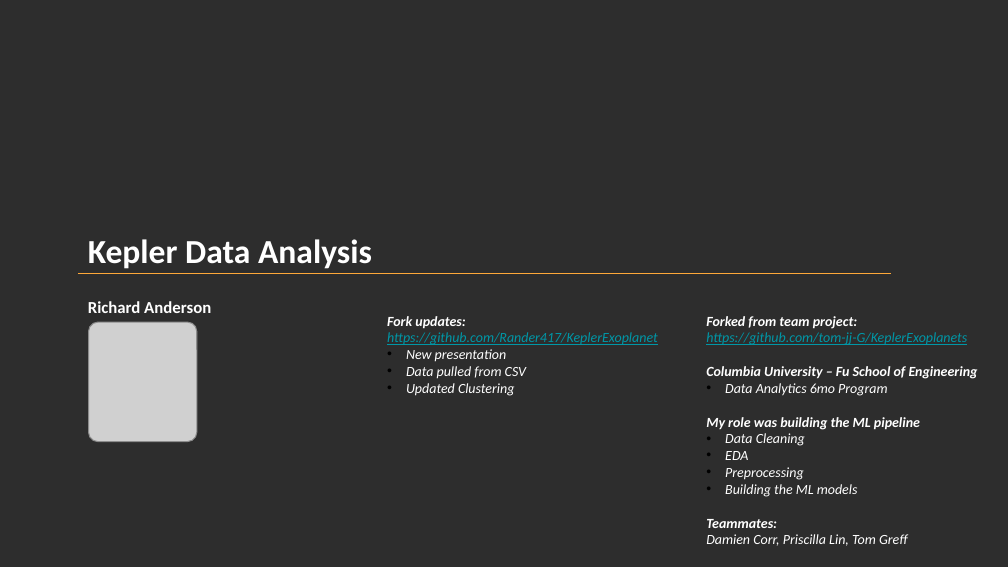
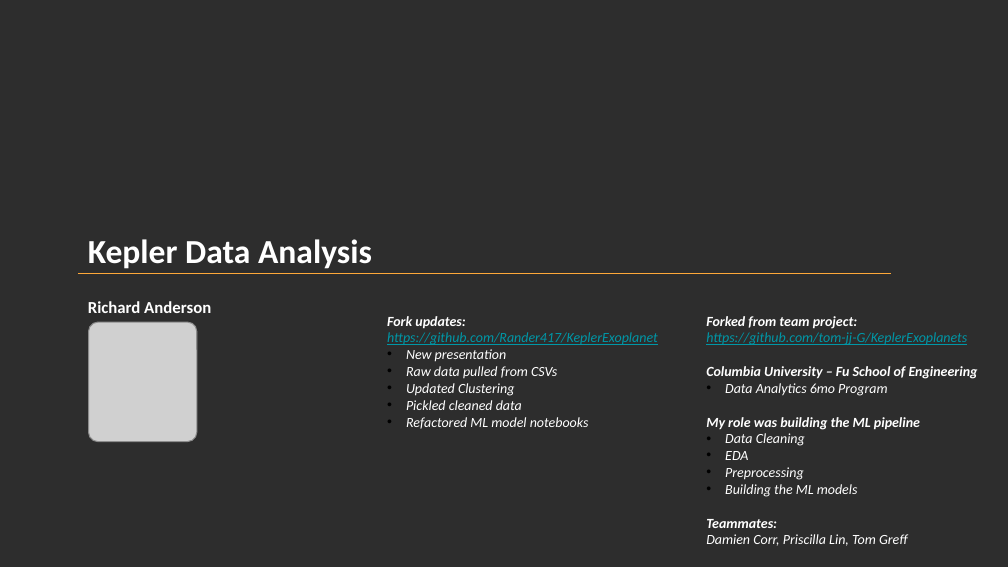
Before and after one commit to Rander417/KeplerExoplanet, a slide deck: slide 1 of Kepler_Analysis_Presentation.pptx. Drawn at 1008x567 pixels with LibreOffice and Linux fonts; fonts in the diff are those of the drawing; grey boxes stand for pictures. Boxes give left, top, right and bottom in pixels: in the first picture for what was removed or moved away, otherwise in the second. Text is boxed around its words. In the diff, an @@ line names an element or a change of style, - is before the commit and + after.

Commit message:
Refactored notebooks to use pickles, including removing all database calls. Removed uneeded files from the directory

```diff
--- a/Kepler_Analysis_Presentation.pptx
+++ b/Kepler_Analysis_Presentation.pptx
@@ text at (x1=406, y1=366, x2=557, y2=378): text changed @@
-• Data pulled from CSV
+• Raw data pulled from CSVs
@@ text at (x1=406, y1=400, x2=589, y2=429): paragraphs added @@
+• Pickled cleaned data
+• Refactored ML model notebooks
```
Also in this commit, not shown: 10 other files.
